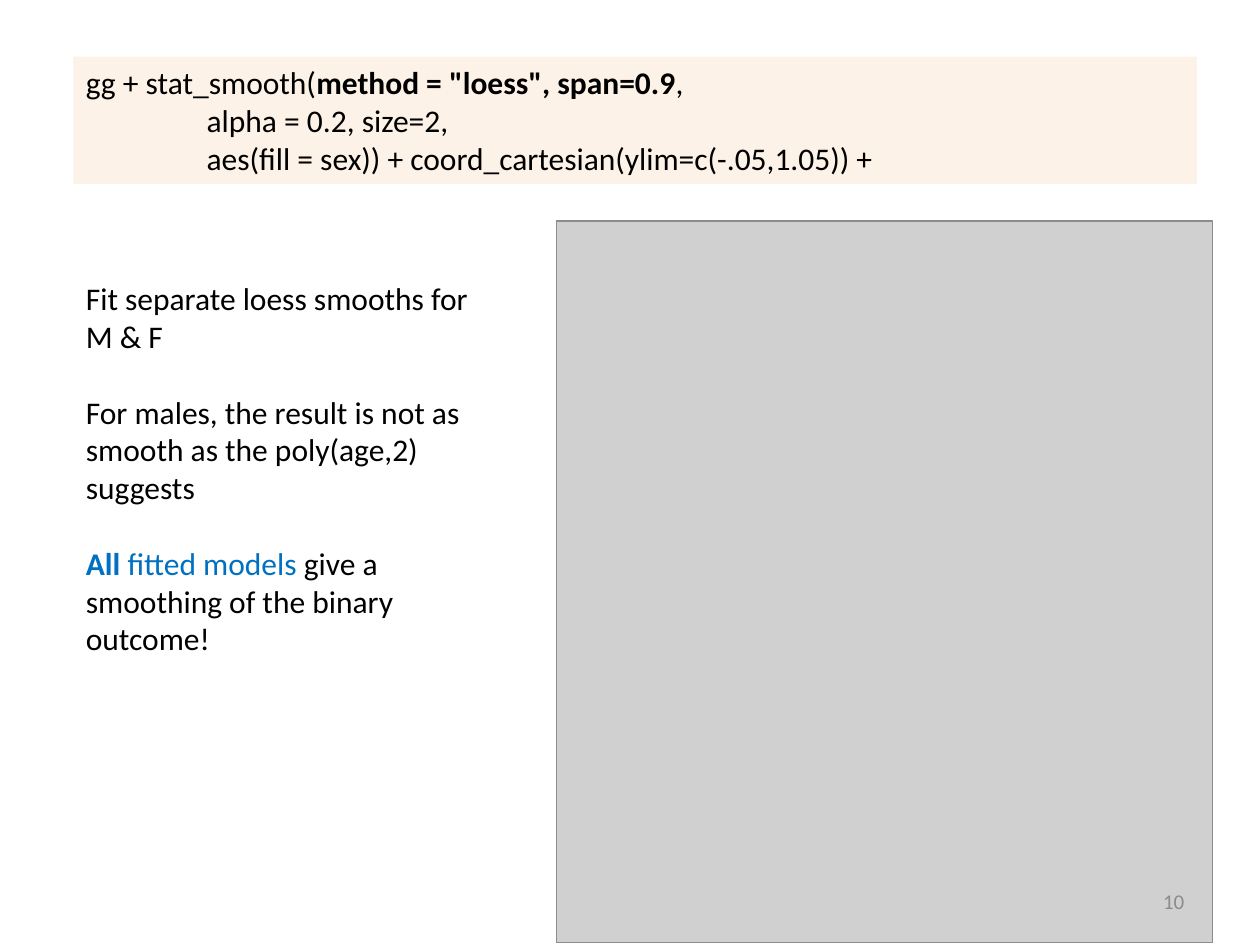
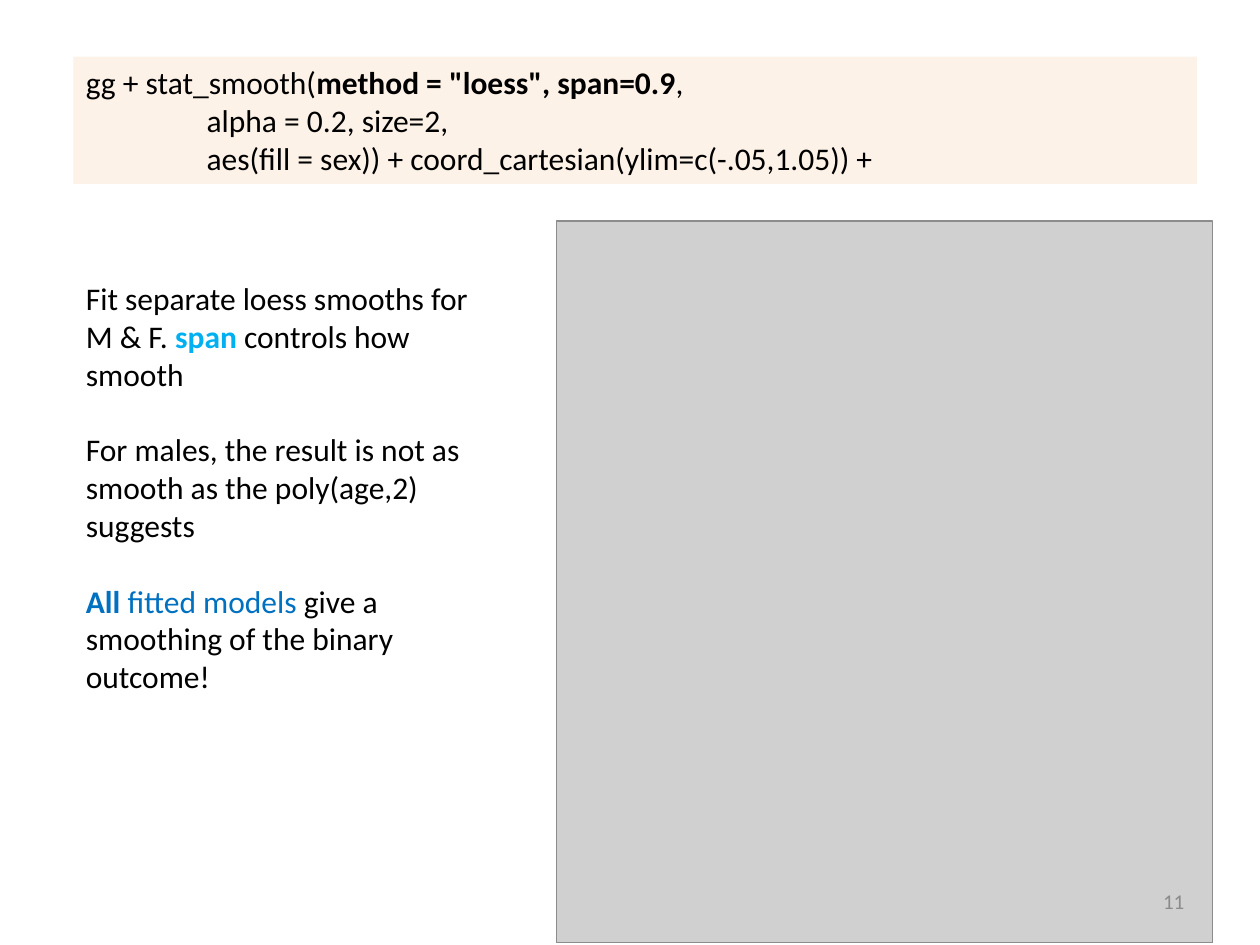
Before and after one commit to friendly/psy6136, a slide deck: slide 11 of docs/lectures/07-Logistic2.pptx (slide 10 before the commit). Drawn at 1260x945 pixels with LibreOffice and Linux fonts; fonts in the diff are those of the drawing; grey boxes stand for pictures. Boxes give left, top, right and bottom in pixels: in the first picture for what was removed or moved away, otherwise in the second. Text is boxed around its words. In the diff, an @@ line names an element or a change of style, - is before the commit and + after.

```diff
--- a/docs/lectures/07-Logistic2.pptx
+++ b/docs/lectures/07-Logistic2.pptx
@@ text at [86, 288, 467, 387]: text changed @@
-Fit separate loess smooths for M & F
+Fit separate loess smooths for M & F. span controls how smooth
@@ page number at [1163, 896, 1184, 909]: text changed @@
-10
+11
```
Also in this commit, not shown: 4 other slides changed, 1 slide added, 18 other files.
